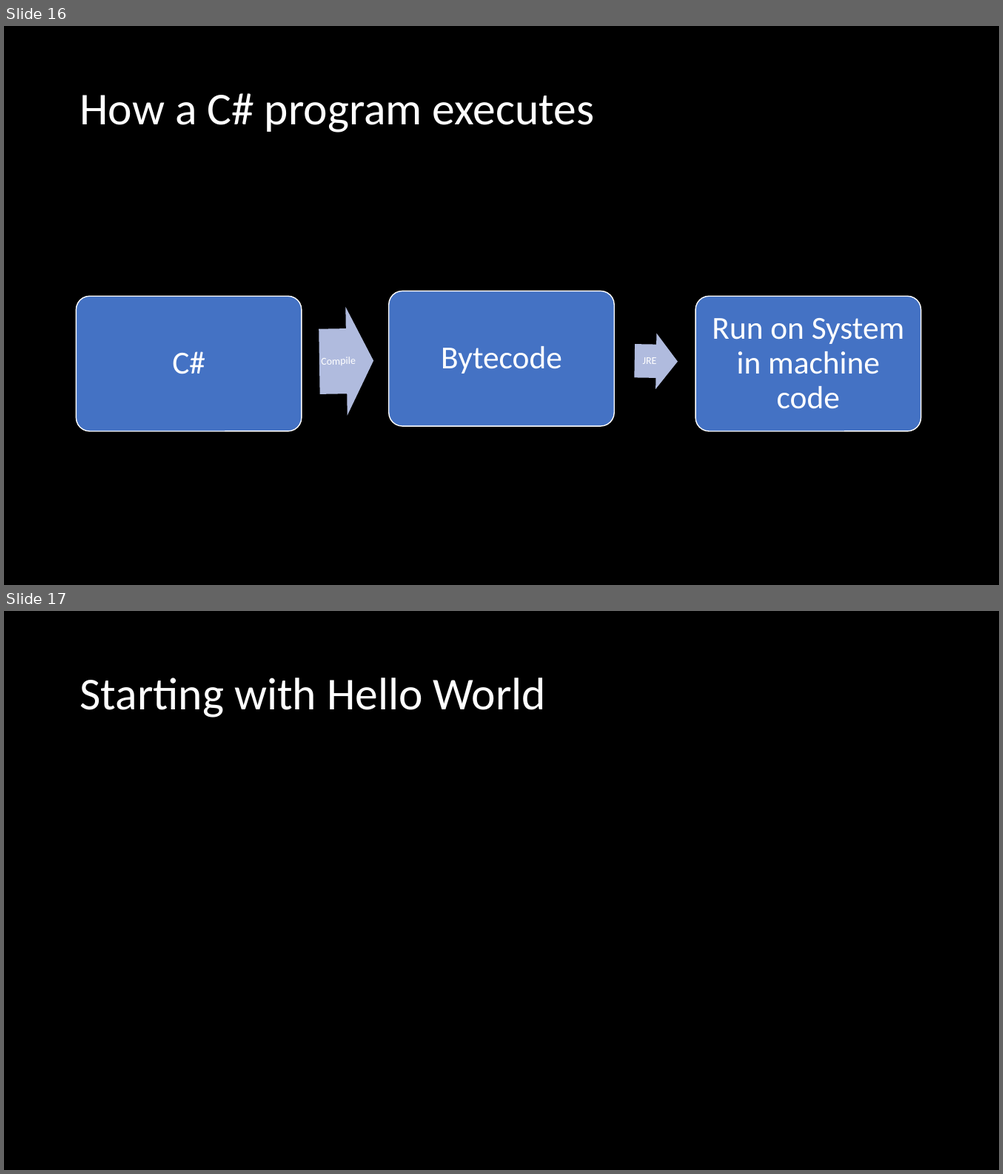
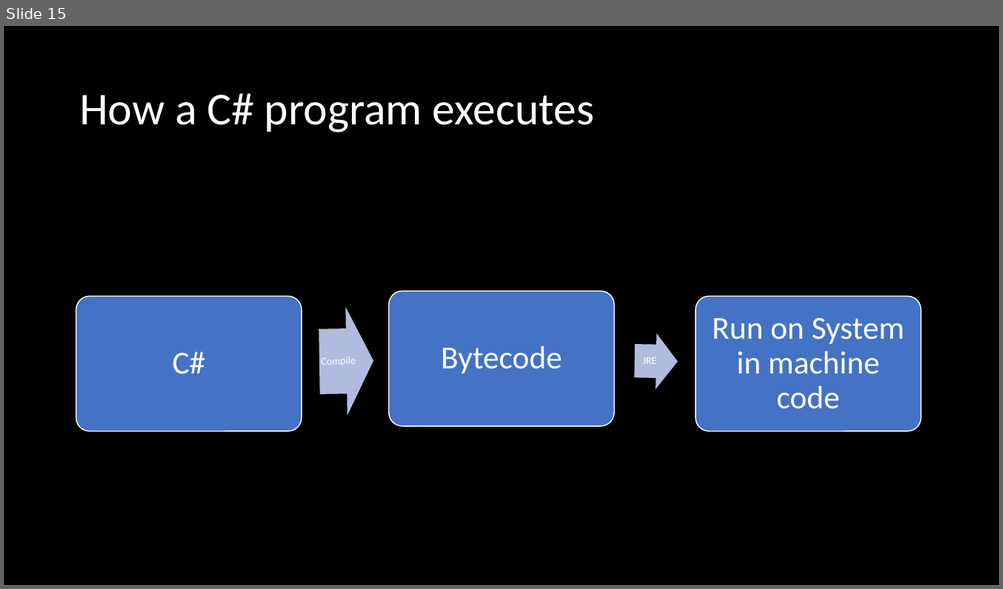
Before and after one commit to microsoft/Flash_University, a slide deck: CLR_via_CSharp/Resources/Week1WhyCLR.pptx. Shown one above the other, each under a label of ours: slides 16 and 17 before the commit, slide 15 after it. The pictures are 1003x1174 and 1003x589 pixels, drawn with LibreOffice and Linux fonts; fonts in the diff are those of the drawing. Boxes give left, top, right and bottom in pixels: in the first picture for what was removed or moved away, otherwise in the second. Text is boxed around its words. In the diff, an @@ line names an element or a change of style, - is before the commit and + after.

```diff
--- a/CLR_via_CSharp/Resources/Week1WhyCLR.pptx
+++ b/CLR_via_CSharp/Resources/Week1WhyCLR.pptx
@@ slide 17 removed at [4, 611, 999, 1170], background #000000 @@
@@ title removed at [79, 678, 546, 718] @@
-Starting with Hello World
@@ what was slide 16 is now slide 15 @@
```
Also in this commit, not shown: 1 other slide removed, 1 other file.
